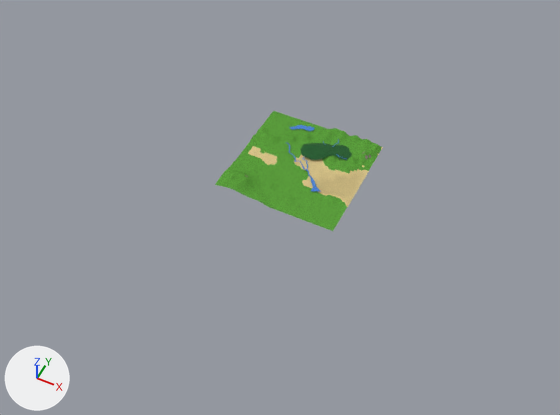
An edit to the Blender file art/world/source/world_landscape.blend, drawn before and after from the same camera.
Both versions are drawn from a camera (50 mm lens) standing at (3606.0, -7959.0, 8786.0) and looking at (-25.0, -697.0, -292.0). The lights are fixed; the arrows at lower left show +X, +Y and +Z. The first picture is the older version.

The first picture shows 'Pale River', 'The Still Lake', 'geo', 'northwood'.
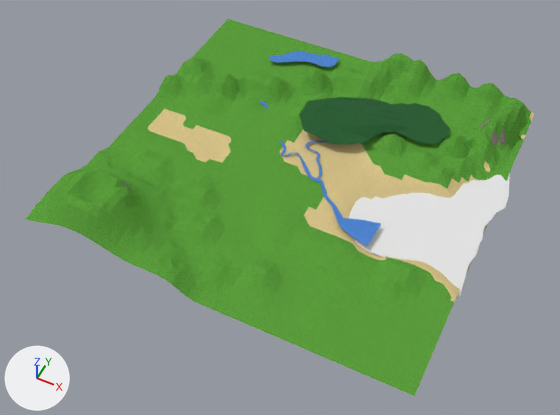
Where the change shows, as pixel boxes [x1, y1, x2, y2] in the pictures (560 x 415 px):
'geo', rescaled (201% wider, 212% taller)
    before: [215, 111, 383, 231]
    after: [26, 19, 534, 396]
'Plane', added
    after: [349, 173, 510, 305]
'northwood', moved, rescaled (187% wider, 167% taller)
    before: [300, 143, 352, 160]
    after: [299, 97, 450, 144]
'Pale River', moved, rescaled
    before: [285, 139, 346, 191]
    after: [259, 101, 381, 246]
'The Still Lake', moved, rescaled (169% wider, 143% taller)
    before: [290, 125, 315, 131]
    after: [270, 51, 339, 67]

The change in detail:
Mesh me_plane is new.
It has 446 vertices, 401 faces and spans x -2.92..5.96, y -3.27..8.61, z -228.0.
Object 'geo' (ob_geo) is rescaled from (1000.0, 1000.0, 3.0) to (3000.0, 3000.0, 15.0).
Object 'northwood' (ob_northwood) moves from (372.0, 606.0, 17.0) to (1116.0, 1817.0, 87.0).
Object 'northwood' (ob_northwood) is rescaled from (500.0, 150.0, 1.0) to (1500.0, 450.0, 5.0).
Object 'Pale River' (ob_pale_river) moves from (-429.0, 356.0, 33.0) to (-1287.0, 1068.0, 32.0).
Object 'Pale River' (ob_pale_river) is rescaled from (25.0, 25.0, 1.0) to (75.0, 75.0, 5.0).
Object 'The Still Lake' (ob_the_still_lake) moves from (-407.0, 799.0, 16.0) to (-1221.0, 2398.0, 80.0).
Object 'The Still Lake' (ob_the_still_lake) is rescaled from (25.0, 25.0, 1.0) to (75.0, 75.0, 5.0).
Object 'Plane' (ob_plane) is new; it shows me_plane.
Its location is (1651.0, -645.0, 144.0).
Its scale is (250.0, 250.0, 1.0).
